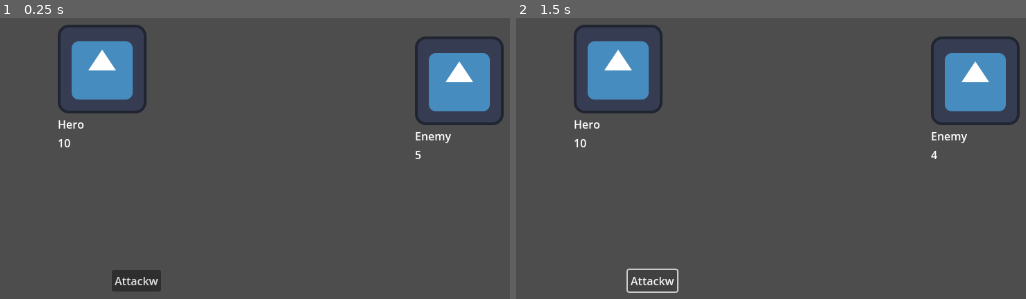
Above: before the commit, frames 1-2 (left to right).
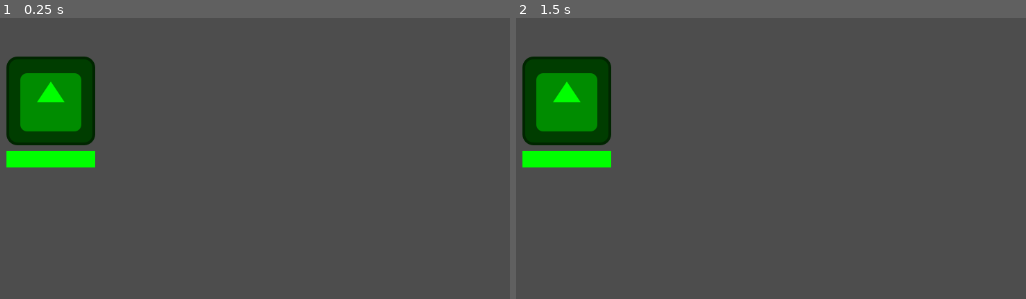
Above: after the commit, the same moments.

Repository: Natumia/JRPG
Game: Godot game, scene res://debug_battle.tscn
The game is run twice, just before and just after one commit, with the same random seed, the same clock (stepped at 60 frames per second) and the same inputs. Before the commit the project starts from res://control.tscn. The engine's default icon, where the game draws it, is replaced by a stand-in: a white triangle on a blue panel in a dark square.
Inputs (mouse positions are in pixels of both pictures, inside the frame that each line leads up to):
- Up to frame 1 (0.25 s): no input
- Up to frame 2 (1.5 s): click (653, 279) at 0.5 s, where only the run before the commit has a clickable "Attackw"; click (653, 279) at 1.25 s, where only the run before the commit has a clickable "Attackw"

The runs differ from the first frame. In frame 1, 13% of the frame differs, in the area x 1-99%, y 2-98%; in frame 2, 12%.

Commit message:
Starting out refactoring the base code to be modular.

Diff:
--- /dev/null
+++ b/Actor/ActorClass.gd
@@ -0,0 +1,8 @@
+class_name Actor
+extends Node2D
+
+@export var status: Status
+
+func attack(target_status: Status) -> void:
+	if status and target_status:
+		target_status.health_current -= status.attack_damage
--- /dev/null
+++ b/Actor/Components/HealthBar.gd
@@ -0,0 +1,9 @@
+class_name HealthBar
+extends ProgressBar
+
+@export var status: Status
+
+func _process(_delta: float) -> void:
+	if status:
+		max_value = status.health_max
+		value = status.health_current
--- /dev/null
+++ b/Actor/Components/Status.gd
@@ -0,0 +1,9 @@
+class_name Status
+extends Node
+
+@export var health_max: float = 10.0
+@export var health_current: float = 10.0
+
+@export var attack_damage: float = 3.0
+@export var attack_variance: float = 0.0
+@export var attack_hit_rate: float = 0.8
--- /dev/null
+++ b/Actor/Player.tscn
@@ -0,0 +1,34 @@
+[gd_scene load_steps=7 format=3 uid="uid://cq7i0v47y71ld"]
+
+[ext_resource type="Script" path="res://Actor/ActorClass.gd" id="1_sjlhs"]
+[ext_resource type="Script" path="res://Actor/Components/Status.gd" id="2_wiwt6"]
+[ext_resource type="Texture2D" uid="uid://dg7gs6ghyd5os" path="res://icon.svg" id="3_3epyx"]
+[ext_resource type="Script" path="res://Actor/Components/HealthBar.gd" id="4_etjr6"]
+
+[sub_resource type="StyleBoxFlat" id="StyleBoxFlat_opa8m"]
+bg_color = Color(0.0807833, 0.0807834, 0.0807833, 1)
+
+[sub_resource type="StyleBoxFlat" id="StyleBoxFlat_0cife"]
+bg_color = Color(0, 1, 0, 1)
+
+[node name="Player" type="Node2D" node_paths=PackedStringArray("status")]
+script = ExtResource("1_sjlhs")
+status = NodePath("Status")
+
+[node name="Status" type="Node" parent="."]
+script = ExtResource("2_wiwt6")
+
+[node name="HealthBar" type="ProgressBar" parent="." node_paths=PackedStringArray("status")]
+offset_left = -64.0
+offset_top = 72.0
+offset_right = 64.0
+offset_bottom = 96.0
+theme_override_styles/background = SubResource("StyleBoxFlat_opa8m")
+theme_override_styles/fill = SubResource("StyleBoxFlat_0cife")
+show_percentage = false
+script = ExtResource("4_etjr6")
+status = NodePath("../Status")
+
+[node name="Sprite2D" type="Sprite2D" parent="."]
+modulate = Color(0, 1, 0, 1)
+texture = ExtResource("3_3epyx")
--- a/Resources/Actor.gd
+++ /dev/null
@@ -1,8 +0,0 @@
-class_name Actor
-extends Resource
-
-@export var sprite: CompressedTexture2D
-@export var name: String = "Nameless"
-@export var health: float = 10
-@export var damage: float = 1
-@export var hit_chance: float = 0.8
--- a/Resources/Enemy.tres
+++ /dev/null
@@ -1,12 +0,0 @@
-[gd_resource type="Resource" script_class="Actor" load_steps=3 format=3 uid="uid://ch1ojdmi44k32"]
-
-[ext_resource type="Script" path="res://Resources/Actor.gd" id="1_2tjnp"]
-[ext_resource type="Texture2D" uid="uid://dg7gs6ghyd5os" path="res://icon.svg" id="2_7ow17"]
-
-[resource]
-script = ExtResource("1_2tjnp")
-sprite = ExtResource("2_7ow17")
-name = "Enemy"
-health = 5.0
-damage = 2.0
-hit_chance = 0.5
--- a/Resources/Player.tres
+++ /dev/null
@@ -1,12 +0,0 @@
-[gd_resource type="Resource" script_class="Actor" load_steps=3 format=3 uid="uid://dbnaqi4k0oh54"]
-
-[ext_resource type="Script" path="res://Resources/Actor.gd" id="1_ui121"]
-[ext_resource type="Texture2D" uid="uid://dg7gs6ghyd5os" path="res://icon.svg" id="2_14gx0"]
-
-[resource]
-script = ExtResource("1_ui121")
-sprite = ExtResource("2_14gx0")
-name = "Hero"
-health = 10.0
-damage = 1.0
-hit_chance = 0.8
--- a/battle_controller.gd
+++ /dev/null
@@ -1,18 +0,0 @@
-extends Control
-
-@onready var player_card: VBoxContainer = $PlayerCard
-@onready var enemy_card: VBoxContainer = $EnemyCard
-
-func _on_attack_button_pressed() -> void:
-	randomize()
-	var attack_chance = randf()
-	print(attack_chance)
-	if attack_chance <= player_card.actor_resource.hit_chance:
-		enemy_card.actor_resource.health -= player_card.actor_resource.damage
-		if enemy_card.actor_resource.health <= 0:
-			enemy_card.actor_resource = null
-	else:
-		print("miss")
-
-func attack_function() -> void:
-	pass
--- a/control.tscn
+++ /dev/null
@@ -1,72 +0,0 @@
-[gd_scene load_steps=6 format=3 uid="uid://ddfurm5n2f3uq"]
-
-[ext_resource type="Script" path="res://player_card.gd" id="1_ktvnx"]
-[ext_resource type="Script" path="res://battle_controller.gd" id="1_lntyp"]
-[ext_resource type="Resource" uid="uid://ch1ojdmi44k32" path="res://Resources/Enemy.tres" id="2_hui2l"]
-[ext_resource type="Resource" uid="uid://dbnaqi4k0oh54" path="res://Resources/Player.tres" id="2_kbpvd"]
-[ext_resource type="Texture2D" uid="uid://dg7gs6ghyd5os" path="res://icon.svg" id="2_vc248"]
-
-[node name="Control" type="Control"]
-layout_mode = 3
-anchors_preset = 15
-anchor_right = 1.0
-anchor_bottom = 1.0
-grow_horizontal = 2
-grow_vertical = 2
-script = ExtResource("1_lntyp")
-
-[node name="PlayerCard" type="VBoxContainer" parent="."]
-layout_mode = 0
-offset_left = 226.0
-offset_top = 154.0
-offset_right = 266.0
-offset_bottom = 194.0
-script = ExtResource("1_ktvnx")
-actor_resource = ExtResource("2_kbpvd")
-metadata/_edit_group_ = true
-
-[node name="TextureRect" type="TextureRect" parent="PlayerCard"]
-layout_mode = 2
-texture = ExtResource("2_vc248")
-
-[node name="Label" type="Label" parent="PlayerCard"]
-layout_mode = 2
-text = "Hero"
-
-[node name="Label2" type="Label" parent="PlayerCard"]
-layout_mode = 2
-text = "10"
-
-[node name="EnemyCard" type="VBoxContainer" parent="."]
-layout_mode = 0
-offset_left = 741.0
-offset_top = 171.0
-offset_right = 869.0
-offset_bottom = 353.0
-script = ExtResource("1_ktvnx")
-actor_resource = ExtResource("2_hui2l")
-metadata/_edit_group_ = true
-
-[node name="TextureRect" type="TextureRect" parent="EnemyCard"]
-layout_mode = 2
-texture = ExtResource("2_vc248")
-
-[node name="Label" type="Label" parent="EnemyCard"]
-layout_mode = 2
-text = "Enemy"
-
-[node name="Label2" type="Label" parent="EnemyCard"]
-layout_mode = 2
-text = "5"
-
-[node name="AttackButton" type="Button" parent="."]
-layout_mode = 0
-offset_left = 304.0
-offset_top = 508.0
-offset_right = 375.0
-offset_bottom = 539.0
-text = "Attackw"
-
-[connection signal="actor_changed" from="PlayerCard" to="PlayerCard" method="_on_actor_changed"]
-[connection signal="actor_changed" from="EnemyCard" to="EnemyCard" method="_on_actor_changed"]
-[connection signal="pressed" from="AttackButton" to="." method="_on_attack_button_pressed"]
--- /dev/null
+++ b/debug_battle.tscn
@@ -0,0 +1,8 @@
+[gd_scene load_steps=2 format=3 uid="uid://cn7kmp45rg461"]
+
+[ext_resource type="PackedScene" uid="uid://cq7i0v47y71ld" path="res://Actor/Player.tscn" id="1_8lu2w"]
+
+[node name="DebugBattle" type="Node2D"]
+
+[node name="Player" parent="." instance=ExtResource("1_8lu2w")]
+position = Vector2(216, 264)
--- a/player_card.gd
+++ /dev/null
@@ -1,25 +0,0 @@
-@tool
-extends VBoxContainer
-
-signal actor_changed
-
-@export var actor_resource: Actor:
-	set(input):
-		actor_resource = input
-		actor_changed.emit()
-
-func _process(_delta: float) -> void:
-	if actor_resource:
-		$TextureRect.texture = actor_resource.sprite
-		$Label.text = actor_resource.name
-		$Label2.text = str(actor_resource.health)
-
-func _on_actor_changed() -> void:
-	if actor_resource:
-		$TextureRect.texture = actor_resource.sprite
-		$Label.text = actor_resource.name
-		$Label2.text = str(actor_resource.health)
-	else:
-		$TextureRect.texture = null
-		$Label.text = "No Actor Present"
-		$Label2.text = ""
--- a/project.godot
+++ b/project.godot
@@ -11,6 +11,6 @@
 [application]
 
 config/name="JRPG"
-run/main_scene="res://control.tscn"
+run/main_scene="res://debug_battle.tscn"
 config/features=PackedStringArray("4.3", "Forward Plus")
 config/icon="res://icon.svg"
Not shown, added: Notes.txt
Not shown, added: con3C5C.tmp
Not shown, added: con4FE4.tmp
